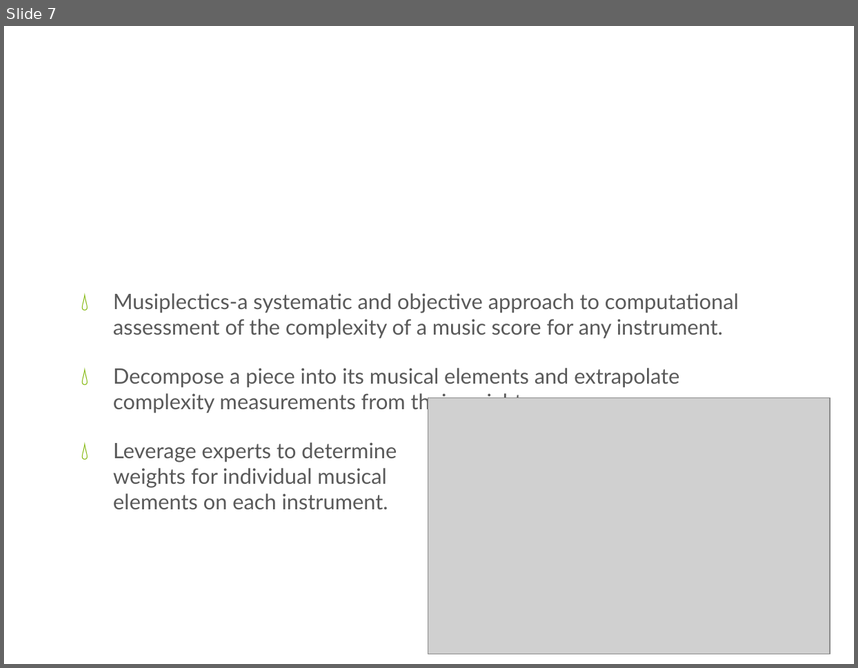
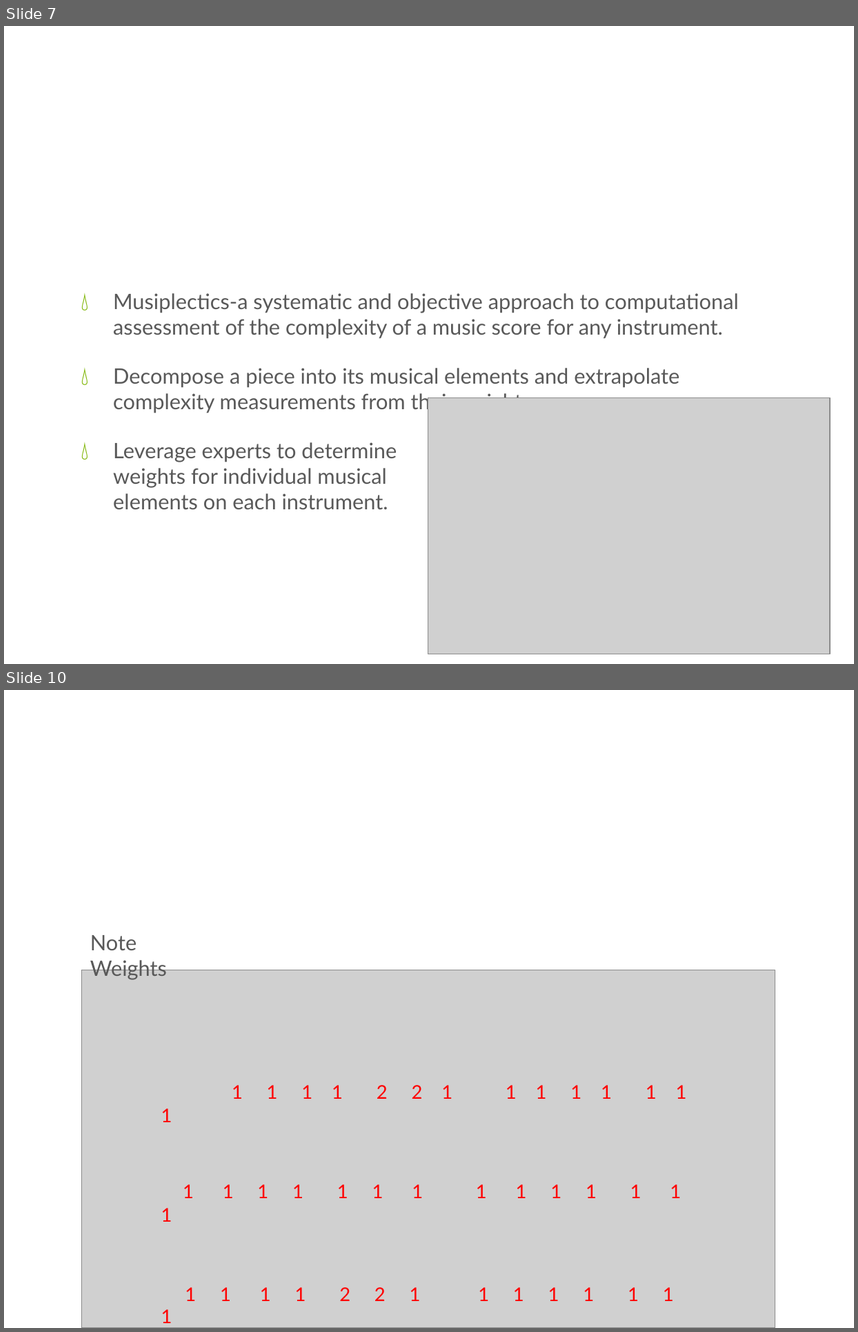
Before and after one commit to xwsxethan/MusicScoring, a slide deck: Documents/Thesis/ThesisDissertation.pptx. Shown one above the other, each under a label of ours: slide 7 before the commit, slides 7 and 10 after it; the slides between them are not shown. The pictures are 858x668 and 858x1332 pixels, drawn with LibreOffice and Linux fonts; fonts in the diff are those of the drawing; grey boxes stand for pictures; background and template pictures are left out. Boxes give left, top, right and bottom in pixels: in the first picture for what was removed or moved away, otherwise in the second. Text is boxed around its words. In the diff, an @@ line names an element or a change of style, - is before the commit and + after.

Commit message:
Adding worked out example and DNA picture to the slides.
Related to xwsxethan/MusicScoring#103

```diff
--- a/Documents/Thesis/ThesisDissertation.pptx
+++ b/Documents/Thesis/ThesisDissertation.pptx
@@ slide 10 added at (4,690,854,1328), background picture (left out) @@
@@ title added at (47,722,811,829), 46 pt, text #FFFFFF @@
+Example
@@ text added at (90,935,167,980), 18 pt, text #595959 @@
+Note Weights
@@ picture added at (82,969,775,1328) @@
@@ text added at (161,1085,687,1301), 16 pt, text #FF0000 @@
+1 1 1 1 2 2 1 1 1 1 1 1 1 1
+1 1 1 1 1 1 1 1 1 1 1 1 1 1
+1 1 1 1 2 2 1 1 1 1 1 1 1 1
```
Also in this commit, not shown: 4 slides changed, 12 other slides added, 6 other files.
